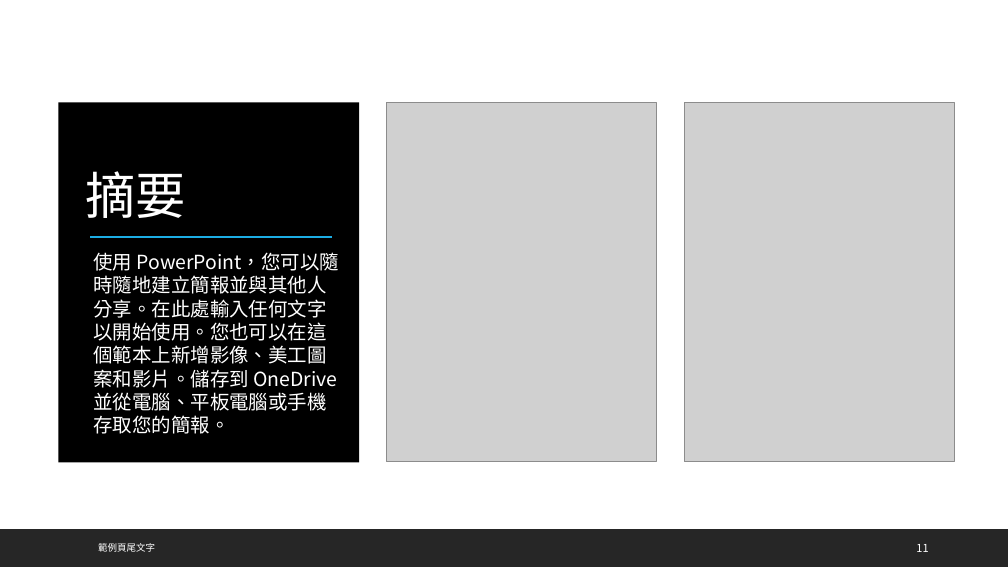
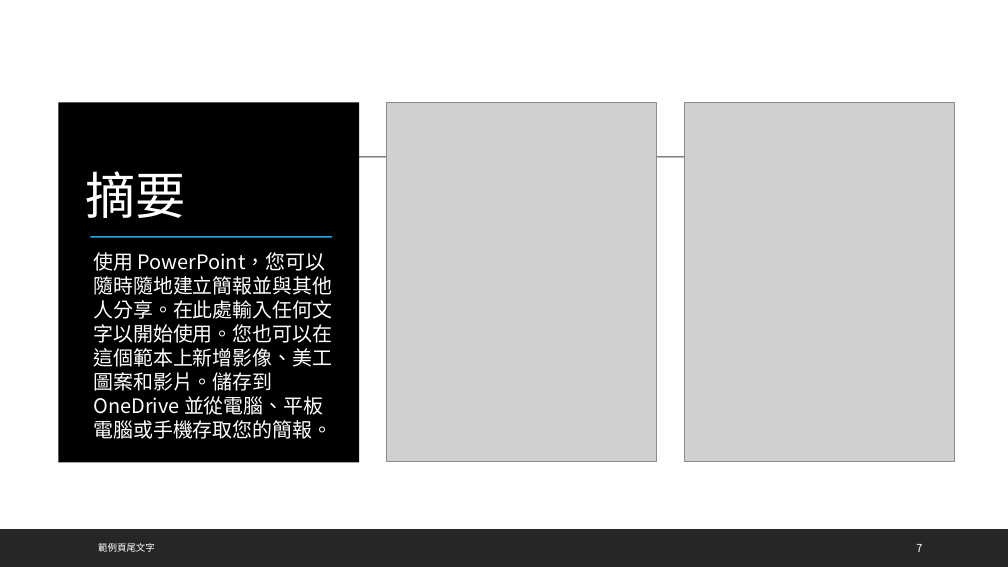
Before and after one commit to xrick/TeacherAssist_V2, a slide deck: slide 7 of backend/data/templates/creative_colorful.pptx (slide 11 before the commit). Drawn at 1008x567 pixels with LibreOffice and Linux fonts; fonts in the diff are those of the drawing; grey boxes stand for pictures. Boxes give left, top, right and bottom in pixels: in the first picture for what was removed or moved away, otherwise in the second. Text is boxed around its words. In the diff, an @@ line names an element or a change of style, - is before the commit and + after.

```diff
--- a/backend/data/templates/creative_colorful.pptx
+++ b/backend/data/templates/creative_colorful.pptx
@@ line added from (99, 157) to (923, 157), #404040 0.75 pt @@
@@ text "使用 PowerPoint，您可以隨時隨地建立簡報並與其他人分享。在此處輸入任何文字以開始使用。您也可以在這個範本上新增 ..." at [93, 252, 332, 439]: size 18.5 to 19 pt @@
@@ page number at [916, 544, 922, 552]: text changed @@
-11
+7
```
Also in this commit, not shown: 6 other slides changed, 5 slides removed, 39 other files.
